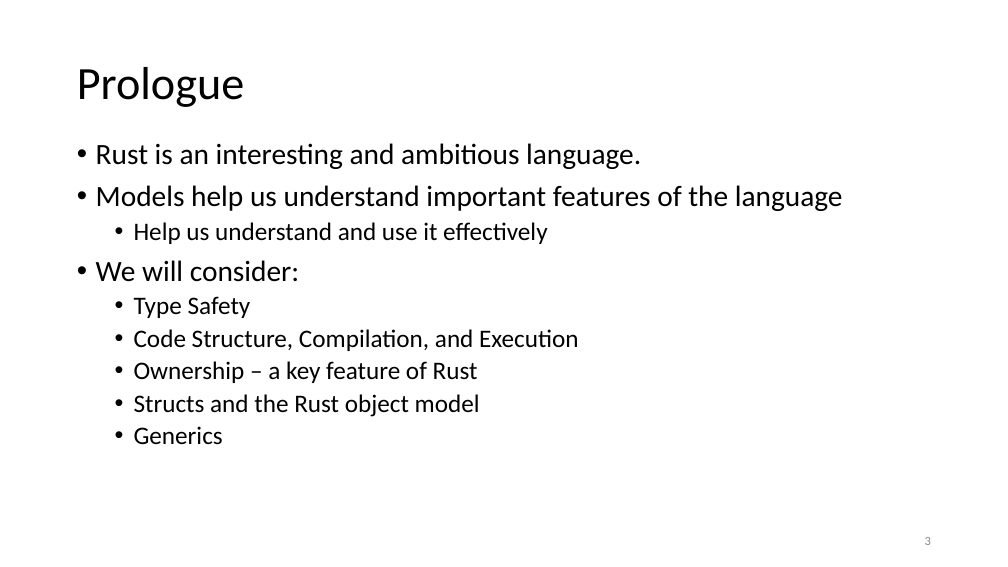
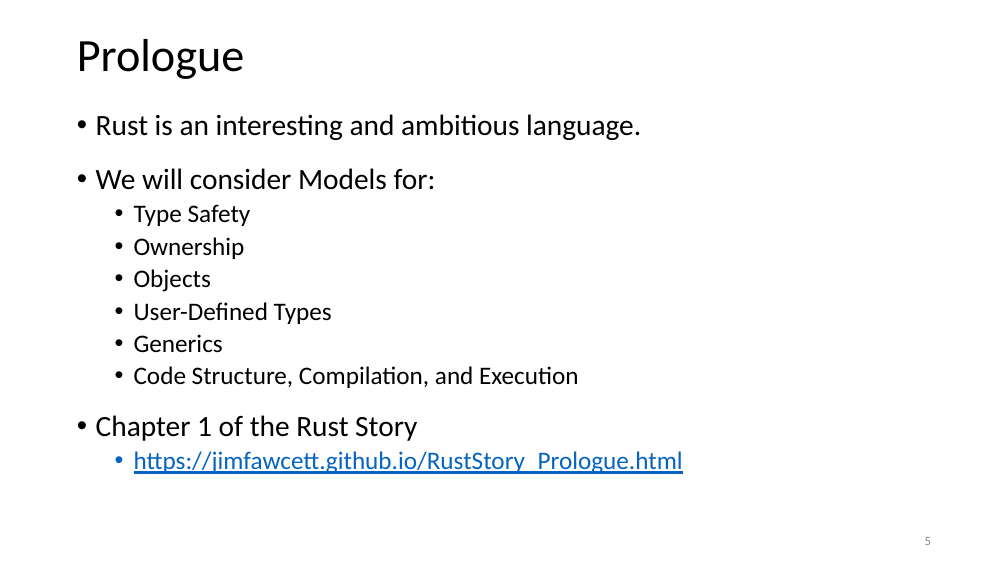
Before and after one commit to JimFawcett/JimFawcett.github.io, a slide deck: slide 5 of Resources/RustModels.pptx (slide 3 before the commit). Drawn at 1008x567 pixels with LibreOffice and Linux fonts; fonts in the diff are those of the drawing. Boxes give left, top, right and bottom in pixels: in the first picture for what was removed or moved away, otherwise in the second. Text is boxed around its words. In the diff, an @@ line names an element or a change of style, - is before the commit and + after.

Commit message:
add links, finished RustModels

```diff
--- a/Resources/RustModels.pptx
+++ b/Resources/RustModels.pptx
@@ title "Prologue": place and size @@
-title "Prologue" at [77,67,244,107]
+title "Prologue" at [77,39,244,79]
@@ text "Rust is an interesting and ...": place and size @@
-text "Rust is an interesting and ..." at [96,143,843,445]
+text "Rust is an interesting and ..." at [96,114,683,474]
@@ text at [96,168,436,190]: text changed @@
-• Models help us understand important features of the language
-  • Help us understand and use it effectively
-• We will consider:
+• We will consider Models for:
@@ text at [134,237,332,353]: paragraphs added @@
+  • Ownership
+  • Objects
+  • User-Defined Types
+  • Generics
@@ text at [96,415,683,474]: text changed; text colour #000000 to #0563C1 @@
-  • Ownership – a key feature of Rust
-  • Structs and the Rust object model
-  • Generics
+• Chapter 1 of the Rust Story
+  • https://jimfawcett.github.io/RustStory_Prologue.html
```
Also in this commit, not shown: 21 other slides changed, 16 slides added, 13 slides removed, 9 other files.
